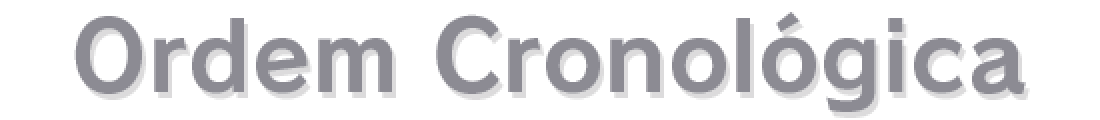
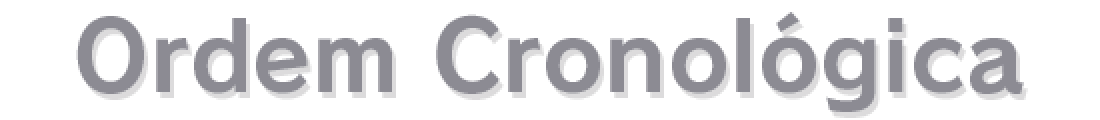
The second w=1100, h=120 image is a revision of the first. Changes to its layers:
added layer "Ordem Cronológica Centralizado 2" above "Ordem Cronológica Centralizado" over <box>76,16,1024,100</box>
hid "Ordem Cronológica Centralizado" over <box>74,16,1026,100</box>
